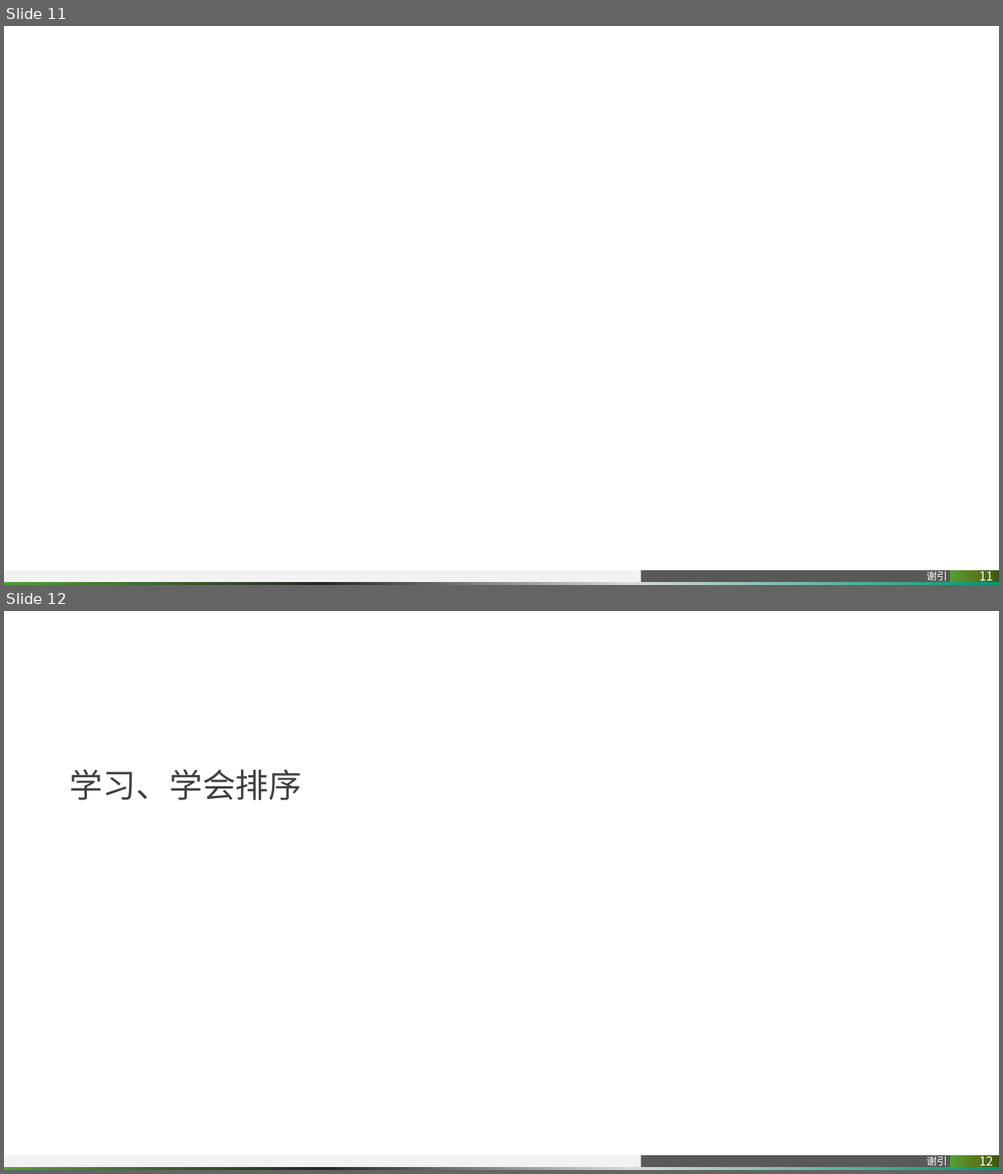
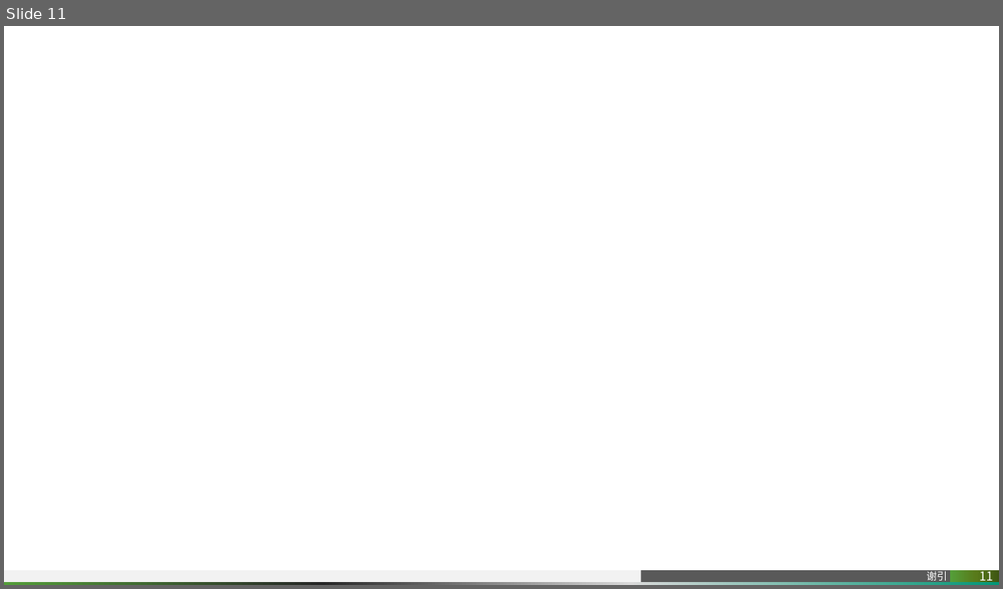
Before and after one commit to pitybea/l2r, a slide deck: rank.pptx. Shown one above the other, each under a label of ours: slides 11 and 12 before the commit, slide 11 after it. The pictures are 1003x1174 and 1003x589 pixels, drawn with LibreOffice and Linux fonts; fonts in the diff are those of the drawing; background and template pictures are left out. Boxes give left, top, right and bottom in pixels: in the first picture for what was removed or moved away, otherwise in the second. Text is boxed around its words. In the diff, an @@ line names an element or a change of style, - is before the commit and + after.

```diff
--- a/rank.pptx
+++ b/rank.pptx
@@ slide 12 removed at (4,611,999,1170), background #FFFFFF; not listed: 3 template elements that a slide beside it also shows @@
@@ title removed at (70,769,302,800) @@
-学习、学会排序
@@ page number removed at (950,1156,999,1167) @@
-12
```
Also in this commit, not shown: 2 slides changed.
